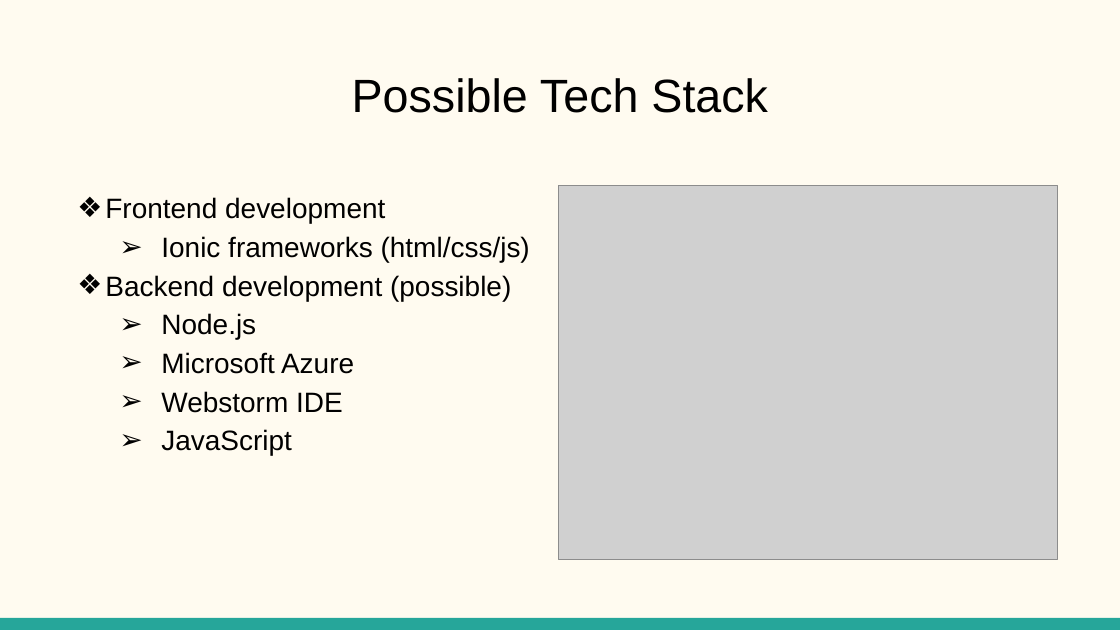
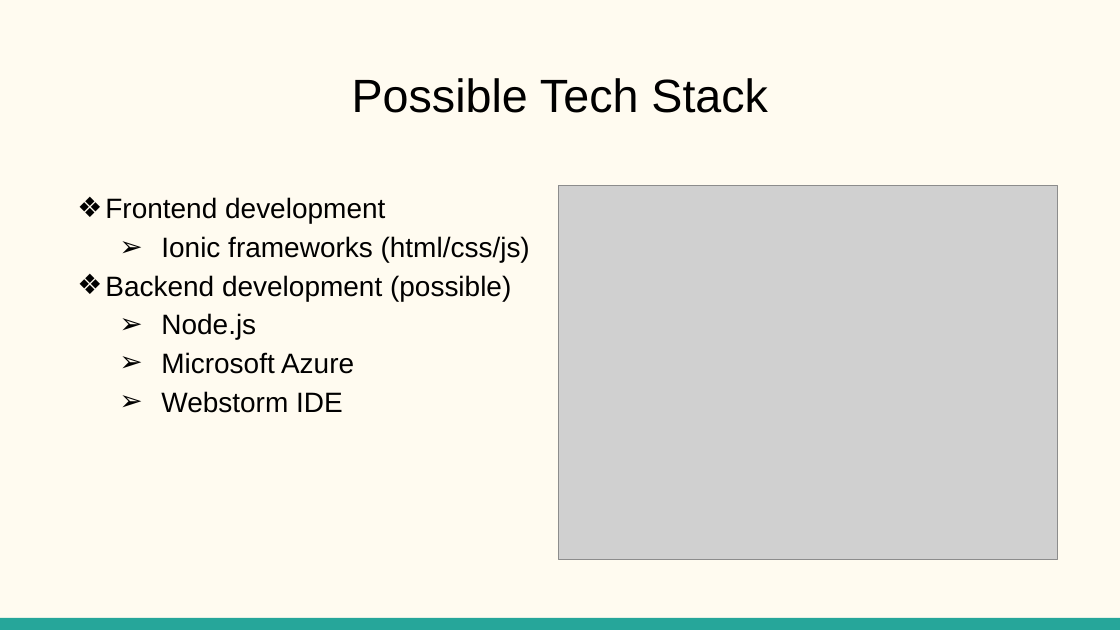
Before and after one commit to KeithZaneS/TechnoBabel_Documentation, a slide deck: slide 6 of Powerpoint Documents/TechnoBabel_Introduction_Presentation.pptx. Drawn at 1120x630 pixels with LibreOffice and Linux fonts; fonts in the diff are those of the drawing; grey boxes stand for pictures. Boxes give left, top, right and bottom in pixels: in the first picture for what was removed or moved away, otherwise in the second. Text is boxed around its words. In the diff, an @@ line names an element or a change of style, - is before the commit and + after.

Commit message:
Quick Removal of Redundant Tech Stack

```diff
--- a/Powerpoint Documents/TechnoBabel_Introduction_Presentation.pptx
+++ b/Powerpoint Documents/TechnoBabel_Introduction_Presentation.pptx
@@ text at (161,429,292,455): paragraph removed @@
-  ➢ JavaScript
```
